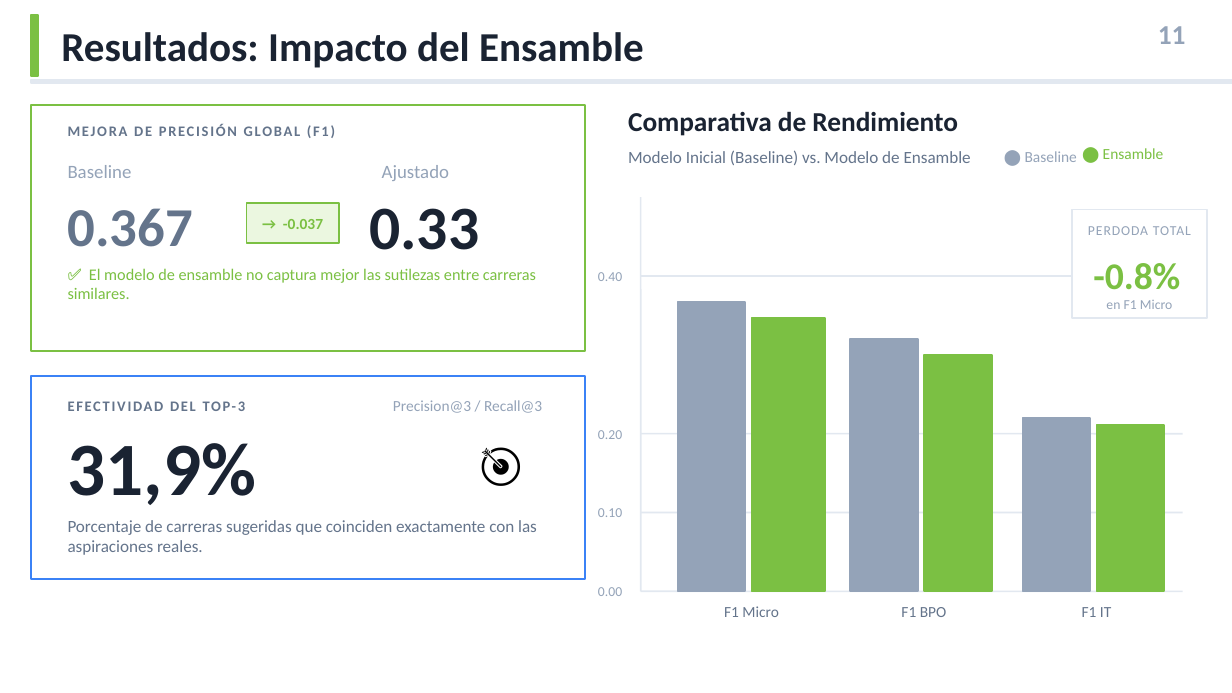
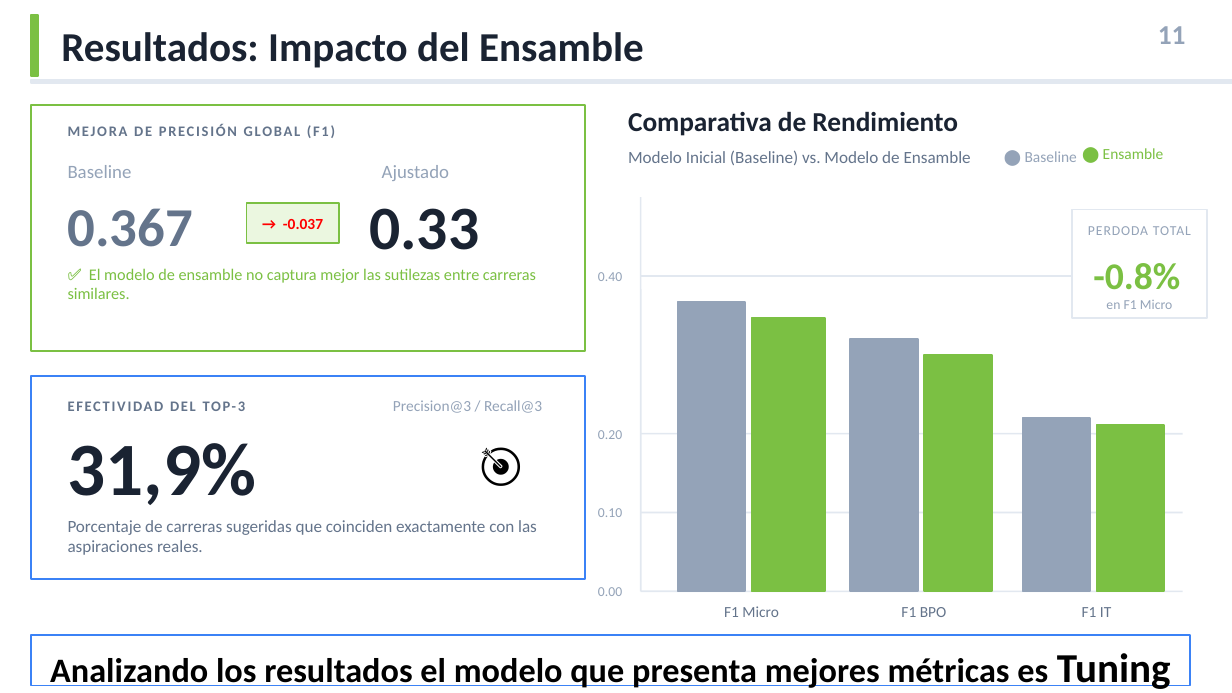
Before and after one commit to beajerez-hub/Proyecto7., a slide deck: slide 11 of GenZ_Proyecto 7_Presentación.pptx. Drawn at 1232x693 pixels with LibreOffice and Linux fonts; fonts in the diff are those of the drawing. Boxes give left, top, right and bottom in pixels: in the first picture for what was removed or moved away, otherwise in the second. Text is boxed around its words. In the diff, an @@ line names an element or a change of style, - is before the commit and + after.

```diff
--- a/GenZ_Proyecto 7_Presentación.pptx
+++ b/GenZ_Proyecto 7_Presentación.pptx
@@ text "→ -0.037" at (x1=283, y1=219, x2=323, y2=229): text colour #7BC043 to #FF0000 @@
@@ rectangle added at (x1=31, y1=634, x2=1190, y2=685), fill #FFFFFF, outline #3B82F6 1 pt, 20 pt, text #000000, bold @@
+Analizando los resultados el modelo que presenta mejores métricas es Tuning
```
